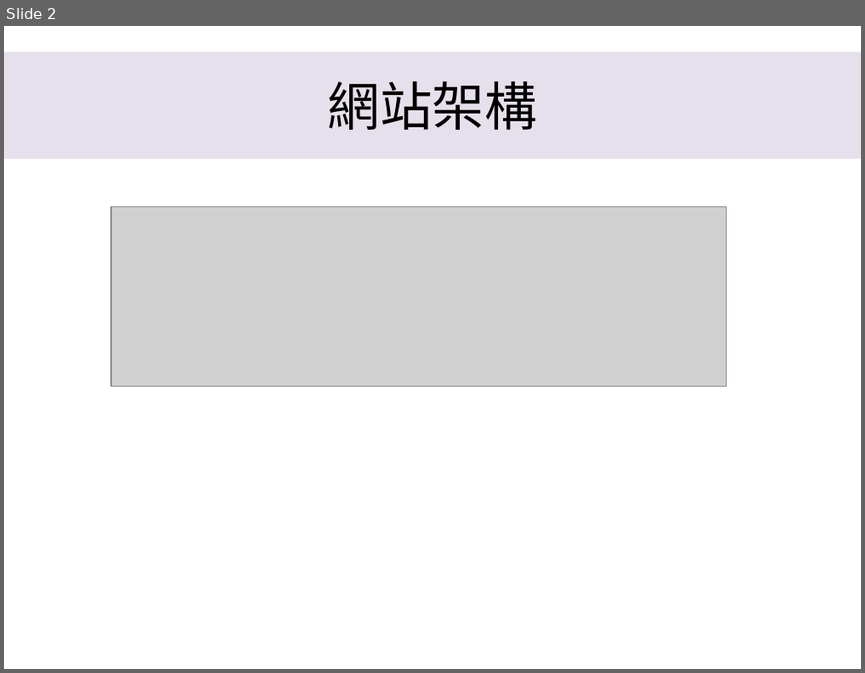
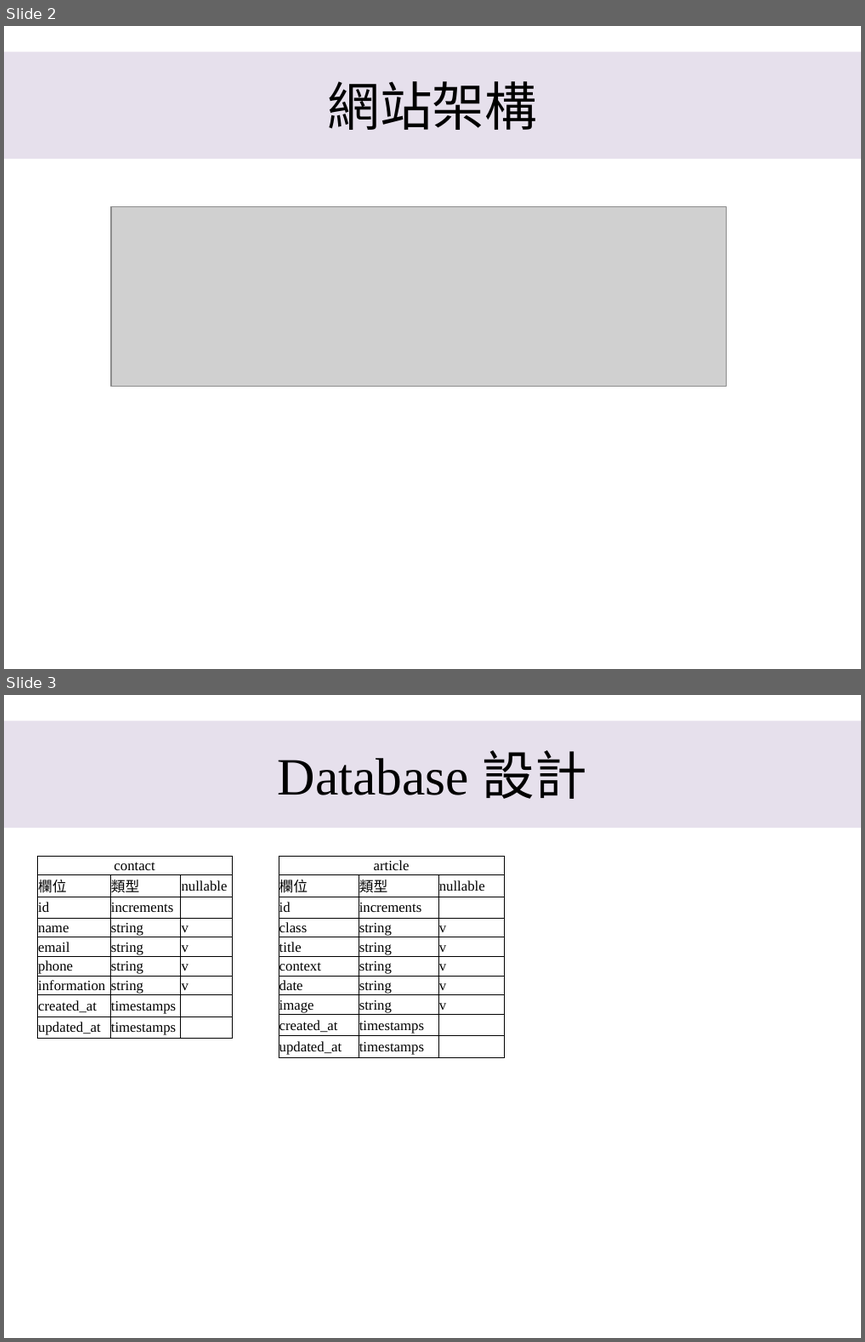
Before and after one commit to ChangSerlina/my_web_laravel, a slide deck: 網站架構.pptx. Shown one above the other, each under a label of ours: slide 2 before the commit, slides 2 and 3 after it. The pictures are 865x673 and 865x1342 pixels, drawn with LibreOffice and Linux fonts; fonts in the diff are those of the drawing; grey boxes stand for pictures. Boxes give left, top, right and bottom in pixels: in the first picture for what was removed or moved away, otherwise in the second. Text is boxed around its words. In the diff, an @@ line names an element or a change of style, - is before the commit and + after.

```diff
--- a/網站架構.pptx
+++ b/網站架構.pptx
@@ slide 3 added at (4,695,861,1338), background #FFFFFF @@
@@ rectangle added at (4,721,861,828), fill #E6E0EC, 44 pt, text #000000 @@
+Database 設計
@@ table added at (37,855,232,1038), 9 rows, 3 columns @@
+contact |  | 
+欄位 | 類型 | nullable
+id | increments | 
+name | string | v
+email | string | v
+phone | string | v
+information | string | v
+created_at | timestamps | 
+updated_at | timestamps | 
@@ table added at (279,855,504,1058), 10 rows, 3 columns @@
+article |  | 
+欄位 | 類型 | nullable
+id | increments | 
+class | string | v
+title | string | v
+context | string | v
+date | string | v
+image | string | v
+created_at | timestamps | 
+updated_at | timestamps | 
```
Also in this commit, not shown: 14 other files.
